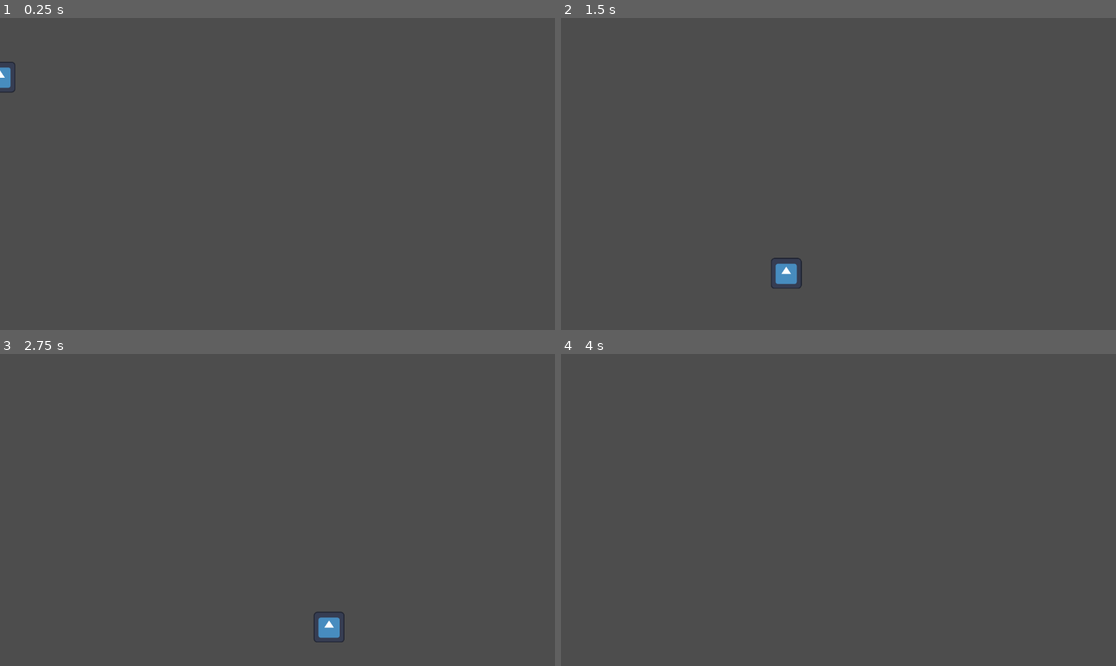
Above: before the commit, frames 1-4 (two rows, left to right).
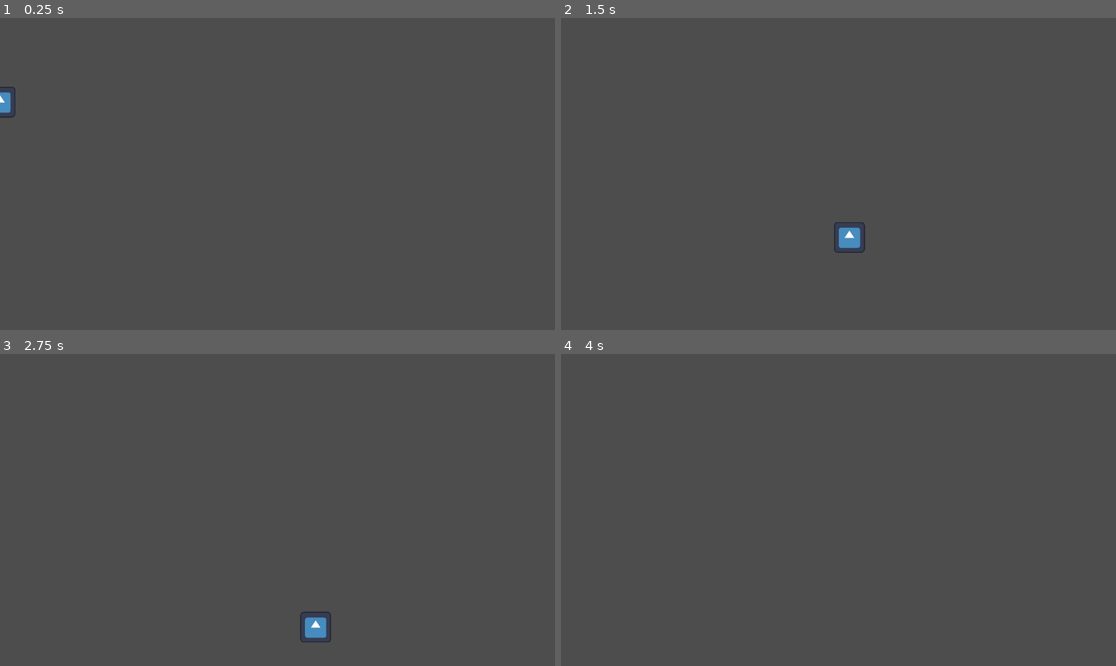
Above: after the commit, the same moments.

Repository: Cubidev3/Cubi-2D-Character-Controller
Game: Godot game, scene res://Exemple/test_scene.tscn
Same seed, same stepped clock (60 frames per second), same inputs: the game is played once before the commit and once after it. Before the commit the project has no main scene; this scene is started directly in both runs. The engine's default icon, where the game draws it, is replaced by a stand-in: a white triangle on a blue panel in a dark square.
Inputs:
- Up to frame 1 (0.25 s): no input
- Up to frame 2 (1.5 s): hold D (right) from 0.53 s (still down); tap Space (jump) at 0.6, 0.77, 1.07, 1.35 s
- Up to frame 3 (2.75 s): tap Space (jump) at 1.52, 1.82, 2.1 s; release D (right) at 2.03 s; hold A (left) from 2.03 s (still down)
- Up to frame 4 (4 s): release A (left) at 2.78 s; hold D (right) from 2.78 s (still down); tap Space (jump) at 2.85, 3.02, 3.32, 3.6, 3.77 s

The runs differ from the first frame. In frame 1, 0.3% of the frame differs, in the area x 0-3%, y 14-32%; in frame 2, 0.7%, in the area x 37-55%, y 65-87%; in frame 3, 0.4%; in frame 4, nothing differs.

Commit message:
Add files via upload

Diff:
--- a/Exemple/Player.gd
+++ b/Exemple/Player.gd
@@ -5,37 +5,56 @@
 @export var velocity_component: VelocityComponent
 
 var on_ground: bool = false
+var diving: bool = false
 
 @export var ground_movement: HorizontalMovementInfo
 @export var aerial_movement: HorizontalMovementInfo
 @export var in_apex_movement: HorizontalMovementInfo
 @export var jump_info: JumpInfo
 
-func _ready():
-	jump_component.info = jump_info
-	horizontal_movement.info = aerial_movement
+@export var dive_move_speed: float = 600
+@export var dive_info: JumpInfo
 
 func _physics_process(delta):
 	var direction: int = Input.get_axis("left", "right")
 	var jump: bool = Input.is_action_just_pressed("jump")
 	var low_jump: bool = Input.is_action_just_released("jump")
 
-	horizontal_movement.move(direction, delta)
-	jump_component.apply_gravity(delta)
+	if not on_ground and is_on_floor():
+		on_ground = true
+		diving = false
+		jump_component.ground()
 
-	on_ground = is_on_floor()
+	elif on_ground and not is_on_floor():
+		on_ground = false
 
-	if jump && on_ground:
-		jump_component.jump()
+	if not diving:
+		if on_ground:
+			horizontal_movement.move(ground_movement, direction, delta)
 
-	if on_ground:
-		horizontal_movement.info = ground_movement
+		elif jump_component.in_apex():
+			horizontal_movement.move(in_apex_movement, direction, delta)
 
-	elif jump_component.in_apex():
-		horizontal_movement.info = in_apex_movement
+		else:
+			horizontal_movement.move(aerial_movement, direction, delta)
+
+	if diving:
+		jump_component.apply_gravity(dive_info, delta)
 
 	else:
-		horizontal_movement.info = aerial_movement
+		jump_component.apply_gravity(jump_info, delta)
 
-	if low_jump:
+	if jump:
+		if on_ground:
+			jump_component.jump(jump_info)
+
+		elif not diving:
+			dive(direction)
+
+	if low_jump and not on_ground:
 		jump_component.start_low_jump()
+
+func dive(direction: int):
+	diving = true
+	jump_component.jump(dive_info)
+	velocity_component.set_velocity_x(dive_move_speed * direction)
--- a/Exemple/player.tscn
+++ b/Exemple/player.tscn
@@ -10,56 +10,48 @@
 
 [sub_resource type="Resource" id="Resource_hy4sx"]
 script = ExtResource("5_gm3sm")
-max_speed = 550.0
+max_speed = 600.0
 initial_speed = 220.0
-time_to_max_speed = 0.18
+time_to_max_speed = 0.16
 time_to_turn_around = 0.04
 time_to_stop = 0.1
 
 [sub_resource type="Resource" id="Resource_ioica"]
 script = ExtResource("5_gm3sm")
-max_speed = 550.0
+max_speed = 600.0
 initial_speed = 0.0
-time_to_max_speed = 0.64
-time_to_turn_around = 0.36
+time_to_max_speed = 0.32
+time_to_turn_around = 0.24
 time_to_stop = 0.86
 
 [sub_resource type="Resource" id="Resource_egkl2"]
 script = ExtResource("5_gm3sm")
 max_speed = 620.0
 initial_speed = 0.0
-time_to_max_speed = 0.28
+time_to_max_speed = 0.24
 time_to_turn_around = 0.2
 time_to_stop = 0.86
 
 [sub_resource type="Resource" id="Resource_jlrrl"]
 script = ExtResource("7_dwjex")
-height = 160.0
-min_height = 80.0
-heigth_lost_in_apex = 5.0
-time_to_height = 0.38
-time_to_ground = 0.29
-time_in_apex = 0.08
+height = 180.0
+min_height = 120.0
+heigth_lost_in_apex = 3.0
+time_to_height = 0.35
+time_to_ground = 0.26
+time_in_apex = 0.03
+
+[sub_resource type="Resource" id="Resource_hionw"]
+script = ExtResource("7_dwjex")
+height = 30.0
+min_height = 15.0
+heigth_lost_in_apex = 1.0
+time_to_height = 0.16
+time_to_ground = 0.13
+time_in_apex = 0.02
 
 [sub_resource type="RectangleShape2D" id="RectangleShape2D_wdgix"]
 size = Vector2(64, 64)
-
-[sub_resource type="Resource" id="Resource_hlw0c"]
-script = ExtResource("5_gm3sm")
-max_speed = 264.0
-initial_speed = 64.0
-time_to_max_speed = 0.2
-time_to_turn_around = 0.06
-time_to_stop = 0.12
-
-[sub_resource type="Resource" id="Resource_uthlc"]
-script = ExtResource("7_dwjex")
-height = 180.0
-min_height = 100.0
-heigth_lost_in_apex = 5.0
-time_to_height = 0.4
-time_to_ground = 0.3
-time_in_apex = 0.08
 
 [node name="Player" type="CharacterBody2D" node_paths=PackedStringArray("horizontal_movement", "jump_component", "velocity_component")]
 collision_mask = 2
@@ -71,6 +63,8 @@
 aerial_movement = SubResource("Resource_ioica")
 in_apex_movement = SubResource("Resource_egkl2")
 jump_info = SubResource("Resource_jlrrl")
+dive_move_speed = 750.0
+dive_info = SubResource("Resource_hionw")
 
 [node name="Sprite" type="Sprite2D" parent="."]
 scale = Vector2(0.5, 0.5)
@@ -84,8 +78,6 @@
 
 [node name="HorizontalMovementComponent" parent="." node_paths=PackedStringArray("velocity") instance=ExtResource("4_f0nyh")]
 velocity = NodePath("../VelocityComponent")
-info = SubResource("Resource_hlw0c")
 
 [node name="JumpComponent" parent="." node_paths=PackedStringArray("velocity") instance=ExtResource("5_31yek")]
 velocity = NodePath("../VelocityComponent")
-info = SubResource("Resource_uthlc")
--- a/Scripts/DiveComponent.gd
+++ b/Scripts/DiveComponent.gd
@@ -1,114 +1 @@
 class_name DiveComponent
-extends Node
-
-@export var velocity: VelocityComponent
-
-@export var horizontal_speed: float = 100:
-	set(value): horizontal_speed = max(value, 0)
-	get: return horizontal_speed
-
-@export var distance_in_fall: float = 180:
-	set(value):
-		distance_in_fall = max(0, value)
-		_calculate_all_variables()
-
-	get:
-		return distance_in_fall
-
-@export var distance_in_apex: float = 5:
-	set(value):
-		distance_in_apex = clamp(value, 0, distance_in_fall)
-		_calculate_gravity()
-		_calculate_apex_gravity()
-
-	get:
-		return distance_in_apex
-
-@export var time_to_distance: float = 0.3:
-	set(value):
-		time_to_distance = max(value, 0.01)
-		_calculate_gravity()
-
-	get:
-		return time_to_distance
-
-@export var time_in_apex: float = 0.08:
-	set(value):
-		time_in_apex = max(value, 0.01)
-
-	get:
-		return time_in_apex
-
-var impulse: float
-var gravity: float
-var apex_gravity: float
-
-var is_in_apex: bool = false
-
-signal reached_apex
-signal fell_off_apex
-
-var apex_timer: float = 0
-
-func _ready():
-	_calculate_all_variables()
-
-func apply_gravity(delta: float):
-	if is_in_apex:
-		velocity.accelerate_y(apex_gravity, delta)
-		count_down_apex(delta)
-		return
-
-	velocity.accelerate_y(gravity, delta)
-
-func _calculate_all_variables():
-	_calculate_impulse()
-	_calculate_gravity()
-	_calculate_apex_gravity()
-
-func start_apex():
-	is_in_apex = true
-	apex_timer = time_in_apex
-	reached_apex.emit()
-
-func count_down_apex(delta: float):
-	apex_timer = max(0, apex_timer - delta)
-
-	if is_zero_approx(apex_timer):
-		end_apex()
-
-func end_apex():
-	apex_timer = 0
-	is_in_apex = false
-	fell_off_apex.emit()
-
-func start_low_jump():
-	if velocity.going_down():
-		return
-
-	if is_in_apex:
-		end_apex()
-
-func jump():
-	velocity.set_velocity_y(-impulse)
-
-	is_in_apex = false
-	apex_timer = 0
-
-func ground():
-	velocity.set_velocity_y(0)
-
-	if is_in_apex:
-		end_apex()
-
-func _calculate_impulse():
-	impulse = 2 * height / time_to_height
-
-func _calculate_gravity():
-	down_gravity = 2 * (height - heigth_lost_in_apex) / time_to_ground / time_to_ground
-
-func _calculate_apex_gravity():
-	apex_gravity = 2 * heigth_lost_in_apex / time_in_apex / time_in_apex
-
-func is_on_apex():
-	return is_in_apex
--- a/Scripts/HorizontalMovementComponent.gd
+++ b/Scripts/HorizontalMovementComponent.gd
@@ -2,9 +2,8 @@
 extends Node
 
 @export var velocity: VelocityComponent
-@export var info: HorizontalMovementInfo
 
-func move(direction: int, delta: float):
+func move(info: HorizontalMovementInfo, direction: int, delta: float):
 	direction = sign(direction)
 
 	if direction == 0:
--- a/Scripts/JumpComponent.gd
+++ b/Scripts/JumpComponent.gd
@@ -2,7 +2,6 @@
 extends Node
 
 @export var velocity: VelocityComponent
-@export var info: JumpInfo
 
 var is_in_apex: bool = false
 var is_low_jumping: bool = false
@@ -12,9 +11,10 @@
 
 var apex_timer: float = 0
 
-func apply_gravity(delta: float):
+func apply_gravity(info: JumpInfo, delta: float):
 	if is_low_jumping:
 		velocity.accelerate_y(info.get_low_jump_gravity(), delta)
+		is_low_jumping = velocity.going_up()
 		return
 
 	if is_in_apex:
@@ -26,12 +26,12 @@
 		velocity.accelerate_y(info.get_up_gravity(), delta)
 
 		if not velocity.going_up():
-			start_apex()
+			start_apex(info)
 
 	else:
 		velocity.accelerate_y(info.get_down_gravity(), delta)
 
-func start_apex():
+func start_apex(info: JumpInfo):
 	is_in_apex = true
 	apex_timer = info.get_time_in_apex()
 	reached_apex.emit()
@@ -56,7 +56,7 @@
 	if is_in_apex:
 		end_apex()
 
-func jump():
+func jump(info: JumpInfo):
 	velocity.set_velocity_y(-info.get_impulse())
 
 	is_low_jumping = false
@@ -70,5 +70,11 @@
 	if is_in_apex:
 		end_apex()
 
-func in_apex():
+func going_up() -> bool:
+	return velocity.going_up()
+
+func in_apex() -> bool:
 	return is_in_apex
+
+func falling() -> bool:
+	return velocity.going_down() and not is_in_apex
--- a/project.godot
+++ b/project.godot
@@ -11,6 +11,7 @@
 [application]
 
 config/name="Cubi2DCharacterController"
+run/main_scene="res://Exemple/test_scene.tscn"
 config/features=PackedStringArray("4.1", "Forward Plus")
 config/icon="res://icon.svg"
 
Not shown: 1 places in Exemple/player.tscn that only renumber resources
